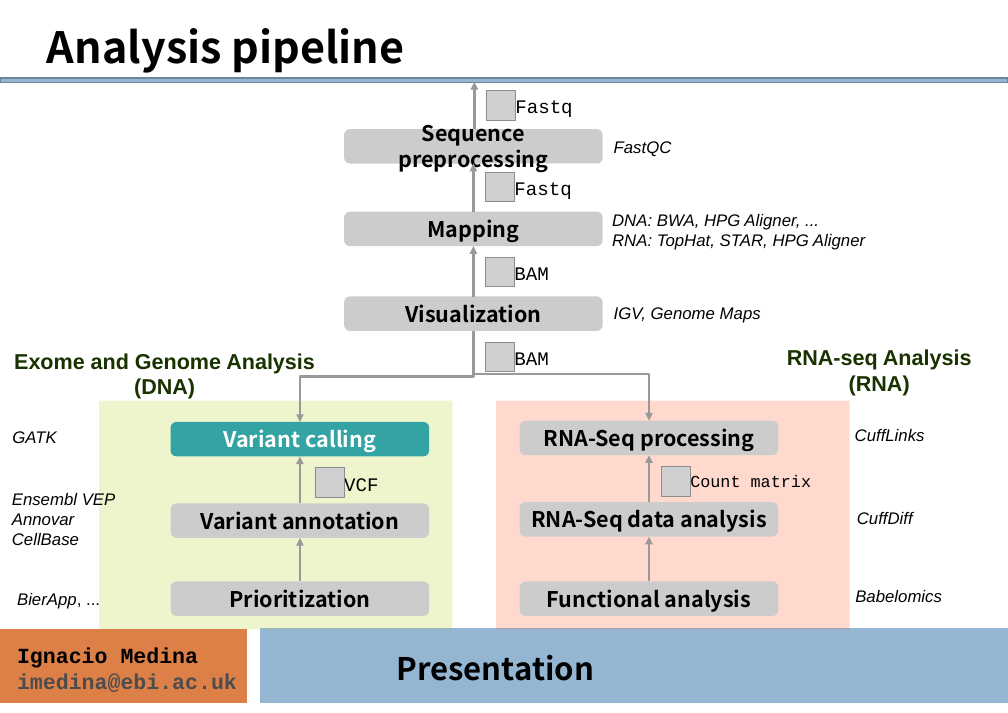
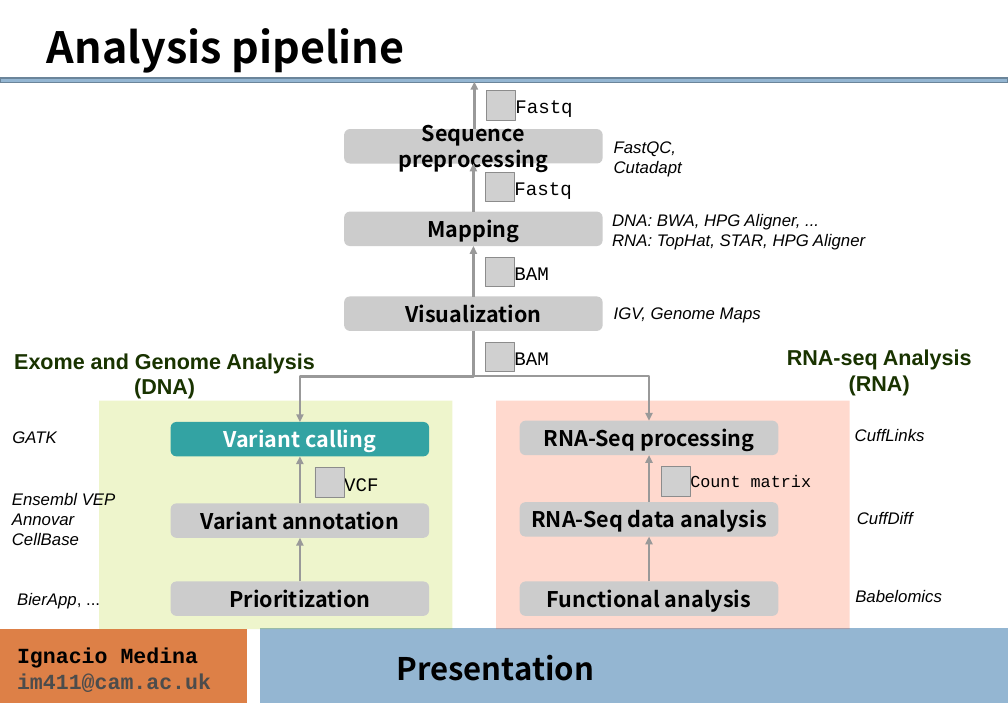
Before and after one commit to ngs-course/ngs-course.github.io, a slide deck: slide 8 of Course_Materials/presentation/presentation_mda15.odp. Drawn at 1008x713 pixels with LibreOffice and Linux fonts; fonts in the diff are those of the drawing; grey boxes stand for pictures. Boxes give left, top, right and bottom in pixels: in the first picture for what was removed or moved away, otherwise in the second. Text is boxed around its words. In the diff, an @@ line names an element or a change of style, - is before the commit and + after.

Commit message:
presentation: minor changes and formatting

```diff
--- a/Course_Materials/presentation/presentation_mda15.odp
+++ b/Course_Materials/presentation/presentation_mda15.odp
@@ text at (614,141,682,177): text changed @@
-FastQC
+FastQC, Cutadapt
@@ elbow arrow (473, 331) - (649, 421): route changed @@
@@ text at (17,674,211,692): text changed @@
-imedina@ebi.ac.uk
+im411@cam.ac.uk
```
Also in this commit, not shown: 11 other slides changed, 1 other file.
